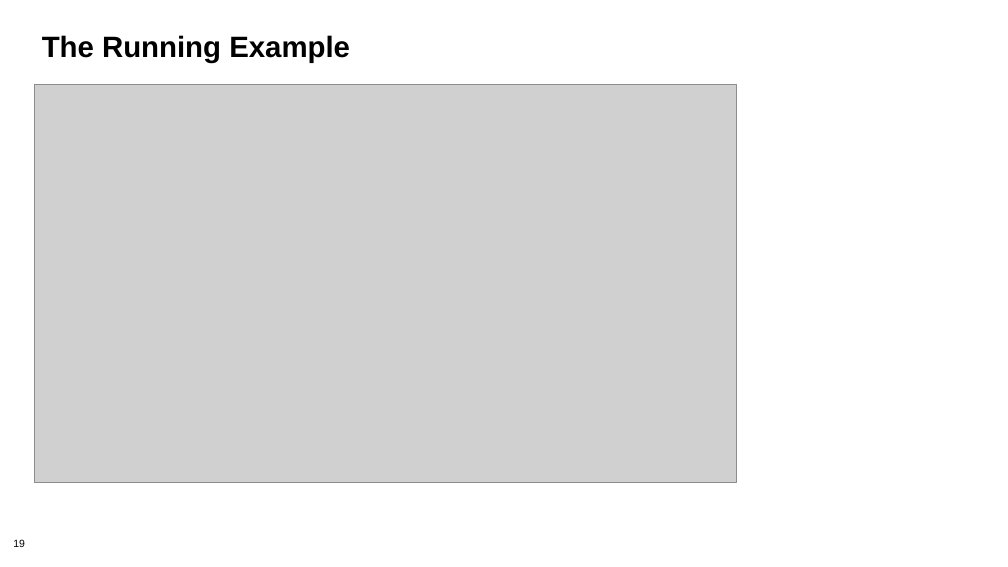
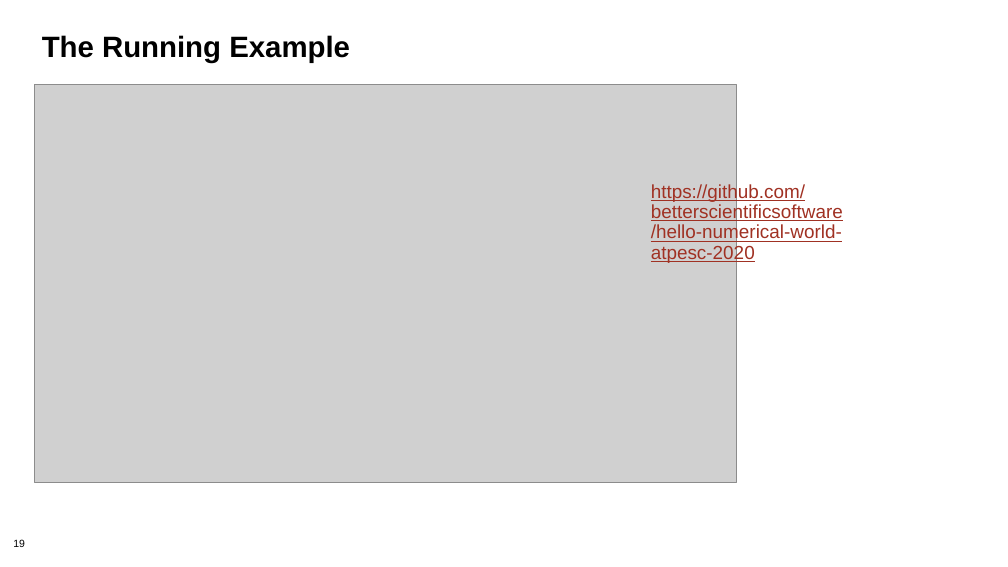
Before and after one commit to betterscientificsoftware/bssw-tutorial, a slide deck: slide 19 of presentations/final-presentations/2020-08-06-atpesc/04-design.pptx. Drawn at 1008x567 pixels with LibreOffice and Linux fonts; fonts in the diff are those of the drawing; grey boxes stand for pictures; background and template pictures are left out. Boxes give left, top, right and bottom in pixels: in the first picture for what was removed or moved away, otherwise in the second. Text is boxed around its words. In the diff, an @@ line names an element or a change of style, - is before the commit and + after.

```diff
--- a/presentations/final-presentations/2020-08-06-atpesc/04-design.pptx
+++ b/presentations/final-presentations/2020-08-06-atpesc/04-design.pptx
@@ text added at box(651, 183, 843, 263), 18 pt, text #A03123, underline @@
+https://github.com/betterscientificsoftware/hello-numerical-world-atpesc-2020
```
Also in this commit, not shown: 4 other slides changed, 1 other file.
